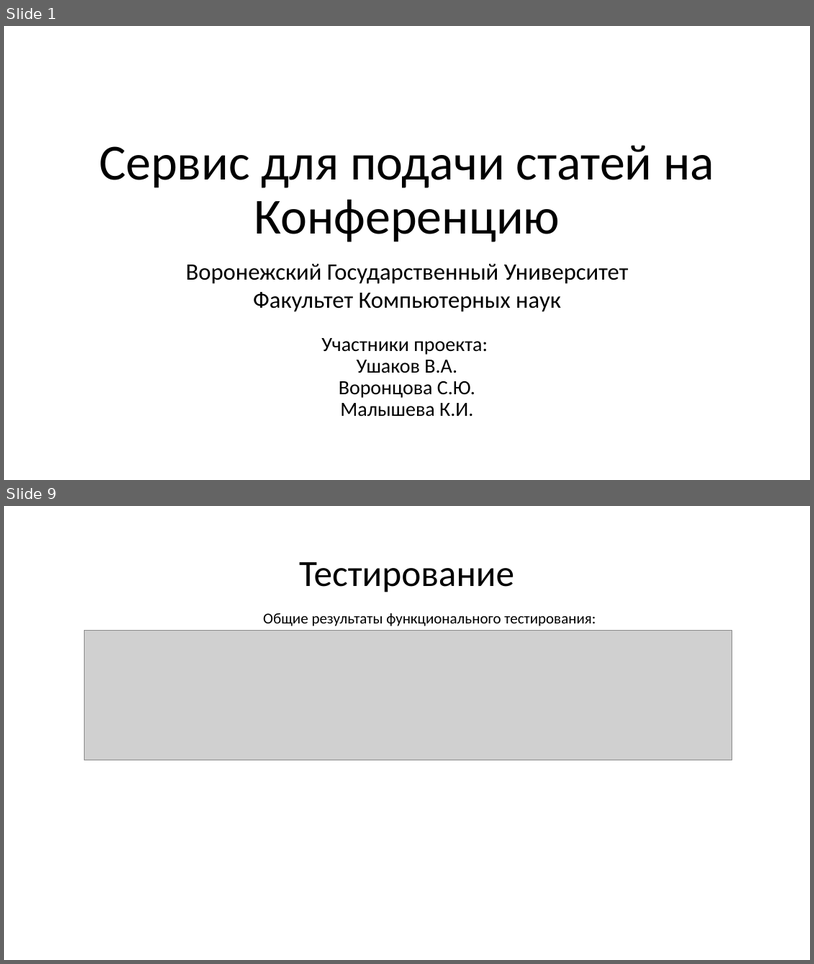
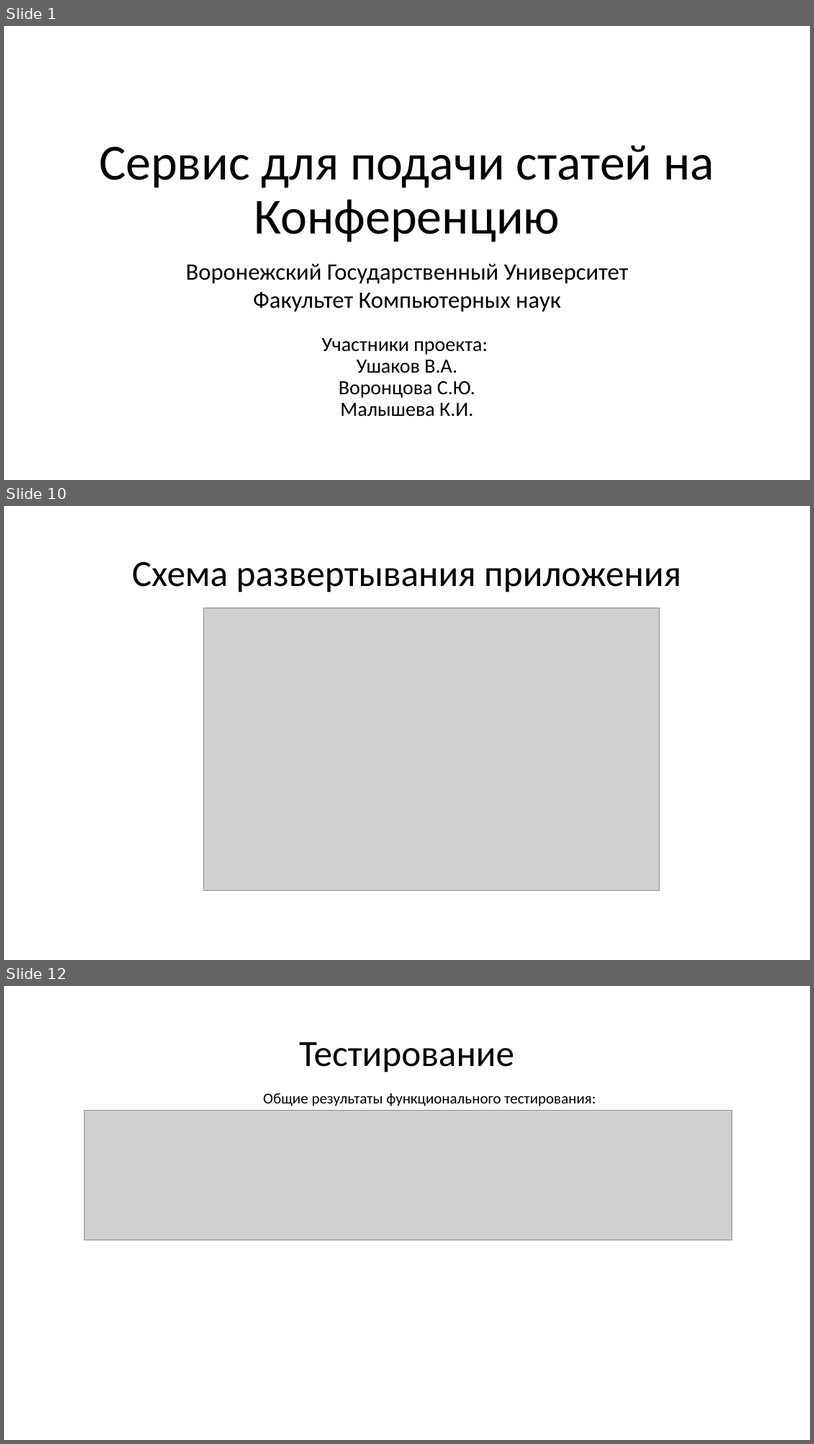
Before and after one commit to AurelVU/Conference-Site-VSU, a slide deck: Презентация.pptx. Shown one above the other, each under a label of ours: slides 1 and 9 before the commit, slides 1, 10 and 12 after it; the slides between them are not shown. The pictures are 814x964 and 814x1444 pixels, drawn with LibreOffice and Linux fonts; fonts in the diff are those of the drawing; grey boxes stand for pictures. Boxes give left, top, right and bottom in pixels: in the first picture for what was removed or moved away, otherwise in the second. Text is boxed around its words. In the diff, an @@ line names an element or a change of style, - is before the commit and + after.

```diff
--- a/Презентация.pptx
+++ b/Презентация.pptx
@@ slide 10 added at box(4, 506, 810, 960), background #FFFFFF @@
@@ title added at box(132, 561, 682, 592), 44 pt, text #000000 @@
+Схема развертывания приложения
@@ picture added at box(203, 608, 660, 890) @@
@@ what was slide 9 is now slide 12 @@
```
Also in this commit, not shown: 5 slides changed, 5 other slides added, 2 slides removed, 1 other file.
